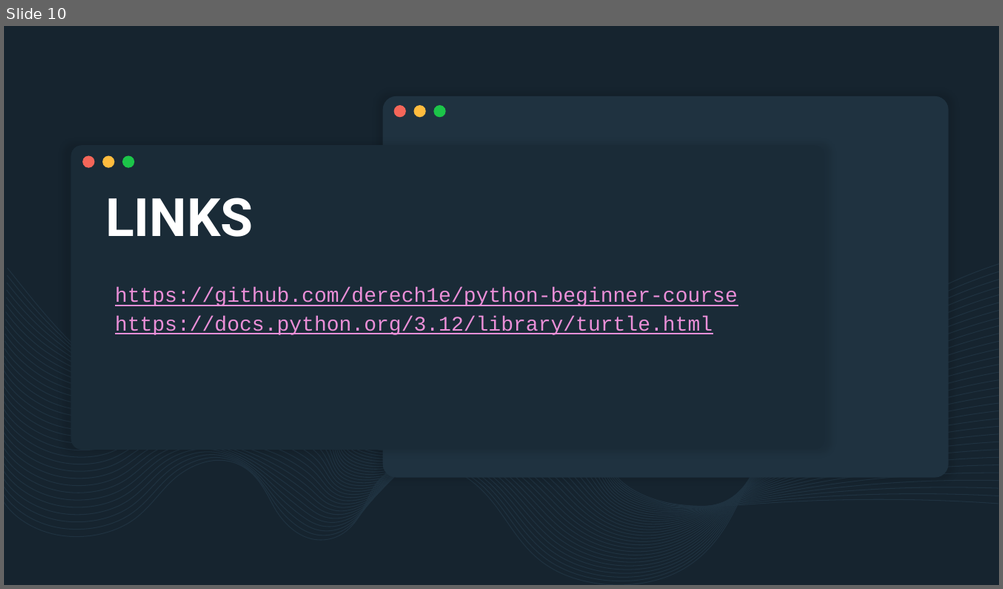
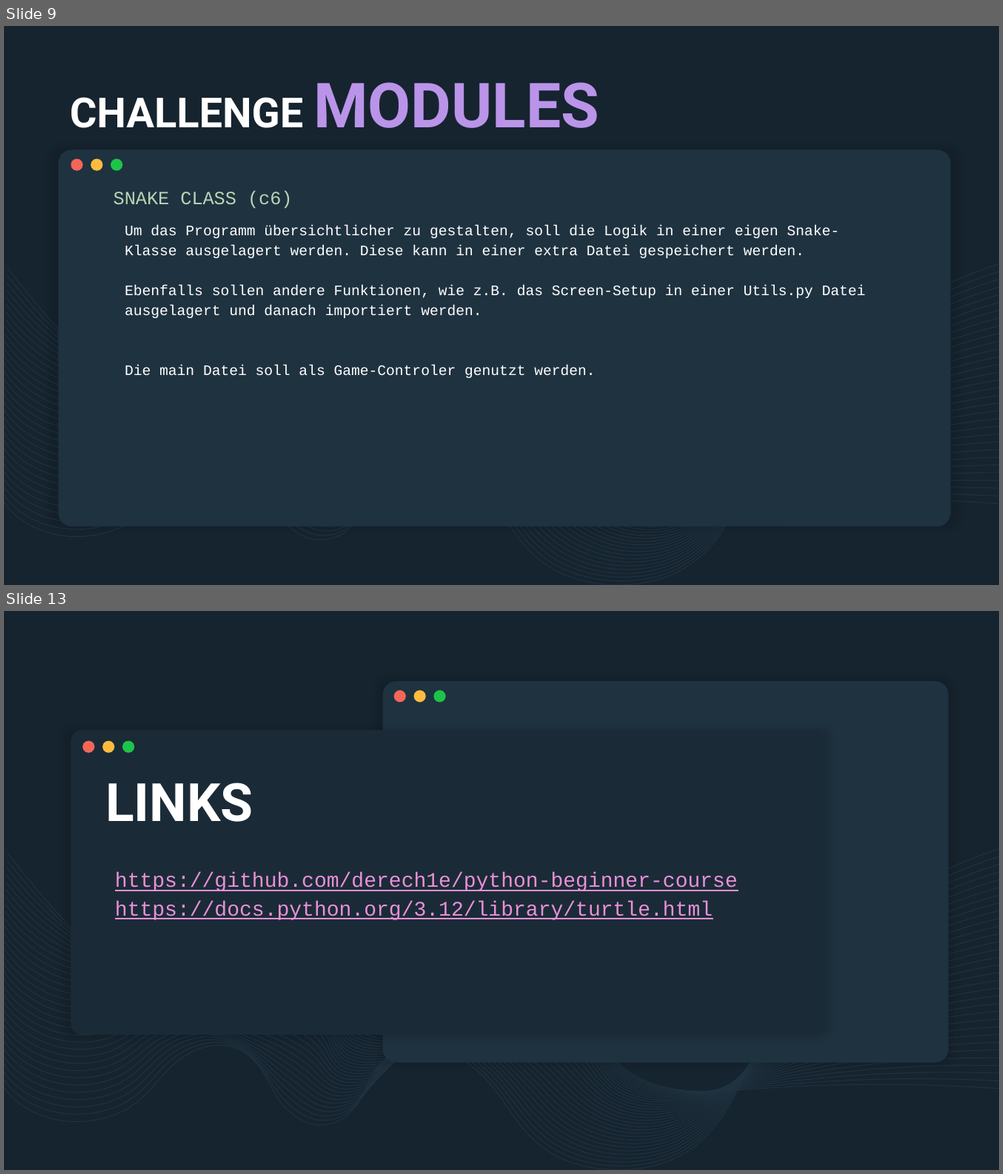
Before and after one commit to derech1e/python-beginner-course, a slide deck: 008/lesson_8.pptx. Shown one above the other, each under a label of ours: slide 10 before the commit, slides 9 and 13 after it; the slides between them are not shown. The pictures are 1003x589 and 1003x1174 pixels, drawn with LibreOffice and Linux fonts; fonts in the diff are those of the drawing. Boxes give left, top, right and bottom in pixels: in the first picture for what was removed or moved away, otherwise in the second. Text is boxed around its words. In the diff, an @@ line names an element or a change of style, - is before the commit and + after.

```diff
--- a/008/lesson_8.pptx
+++ b/008/lesson_8.pptx
@@ slide 9 added at (x1=4, y1=26, x2=999, y2=585), background #16242F; not listed: 32 template elements that a slide beside it also shows @@
@@ title added at (x1=70, y1=82, x2=599, y2=128), 40 pt, text #FFFFFF, bold @@
+CHALLENGE MODULES
@@ rounded rectangle added at (x1=59, y1=150, x2=950, y2=527), fill #1F3240 @@
@@ ellipse added at (x1=71, y1=158, x2=83, y2=171), fill #F46659 @@
@@ ellipse added at (x1=91, y1=158, x2=102, y2=171), fill #FFBC3E @@
@@ ellipse added at (x1=111, y1=158, x2=122, y2=171), fill #1CC549 @@
@@ subtitle added at (x1=114, y1=191, x2=292, y2=208), 18 pt, text #B9D4B4 @@
+SNAKE CLASS (c6)
@@ text added at (x1=125, y1=225, x2=865, y2=378), 14 pt, text #FFFFFF @@
+Um das Programm übersichtlicher zu gestalten, soll die Logik in einer eigen Snake-Klasse ausgelagert werden. Diese kann in einer extra Datei gespeichert werden.
+Ebenfalls sollen andere Funktionen, wie z.B. das Screen-Setup in einer Utils.py Datei ausgelagert und danach importiert werden.
+Die main Datei soll als Game-Controler genutzt werden.
@@ what was slide 10 is now slide 13 @@
```
Also in this commit, not shown: 1 slide changed, 2 other slides added.
